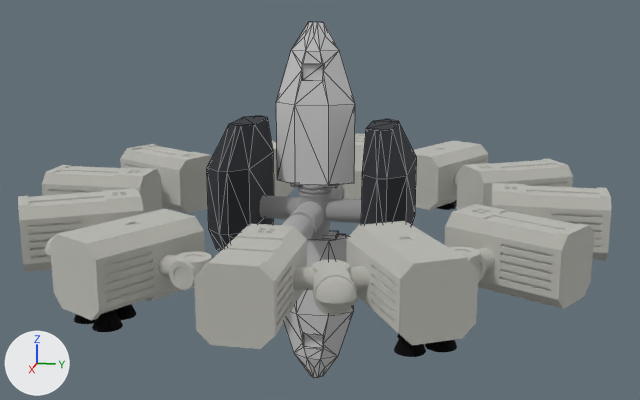
The glTF model endurance/models/endurance.glb: old version first, new version second.
Rendered twice from a camera (50 mm lens) standing at (322.0, 66.0, 84.0) and looking at (-1.0, 2.0, 3.0). Lighting does not change. The marker at lower left points along +X, +Y and +Z. The older version comes first. Mesh edges are drawn as thin lines on the coarser meshes. Where no turn or scale is listed for an object, it has been applied to the vertices.

The older version as bpy lines, for what is in view:
```python
me_hub = bpy.data.meshes.new('hub')
me_hub.from_pydata(...)  # 2573 vertices, 5142 faces; spans x -29.7..67.0, y -20.7..20.7, z -11.0..11.0
me_hub.materials.append(mat_mat_2)  # light grey #cccccc
me_landers = bpy.data.meshes.new('landers')
me_landers.from_pydata(...)  # 64 vertices, 120 faces; spans x -24.0..24.0, y -36.7..36.7, z -13.3..33.3
me_landers.materials.append(mat_mat_4)  # dark grey #57595e
me_ranger = bpy.data.meshes.new('ranger')
me_ranger.from_pydata(...)  # 98 vertices, 188 faces; spans x -4.7..5.7, y -15.0..15.0, z -70.0..70.0
me_ranger.materials.append(mat_mat_3)  # white #e5e5e5
ob_hub = bpy.data.objects.new('hub', me_hub)
ob_hub.location = (0.0, 0.0, 0.0)
ob_landers = bpy.data.objects.new('landers', me_landers)
ob_landers.location = (0.0, 0.0, 0.0)
ob_ranger = bpy.data.objects.new('ranger', me_ranger)
ob_ranger.location = (0.0, 0.0, 0.0)
# also in view: 'ring' at (0.0, 0.0, 0.0); 'engine_nozzles' at (0.0, 0.0, -14.0)
```
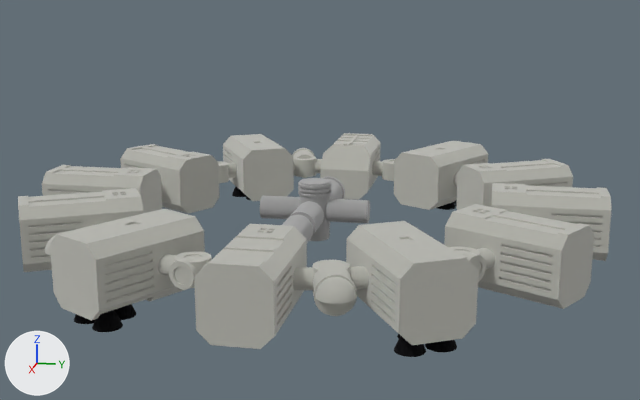
What differs and where, as boxes (x1, y1, x2, y2) in the pictures (640 x 400 px):
'ranger', deleted: before (276, 22, 355, 378)
'landers', deleted: before (207, 116, 417, 251)

The change in detail:
Object 'ranger' (ob_ranger) is deleted.
Object 'landers' (ob_landers) is deleted.
